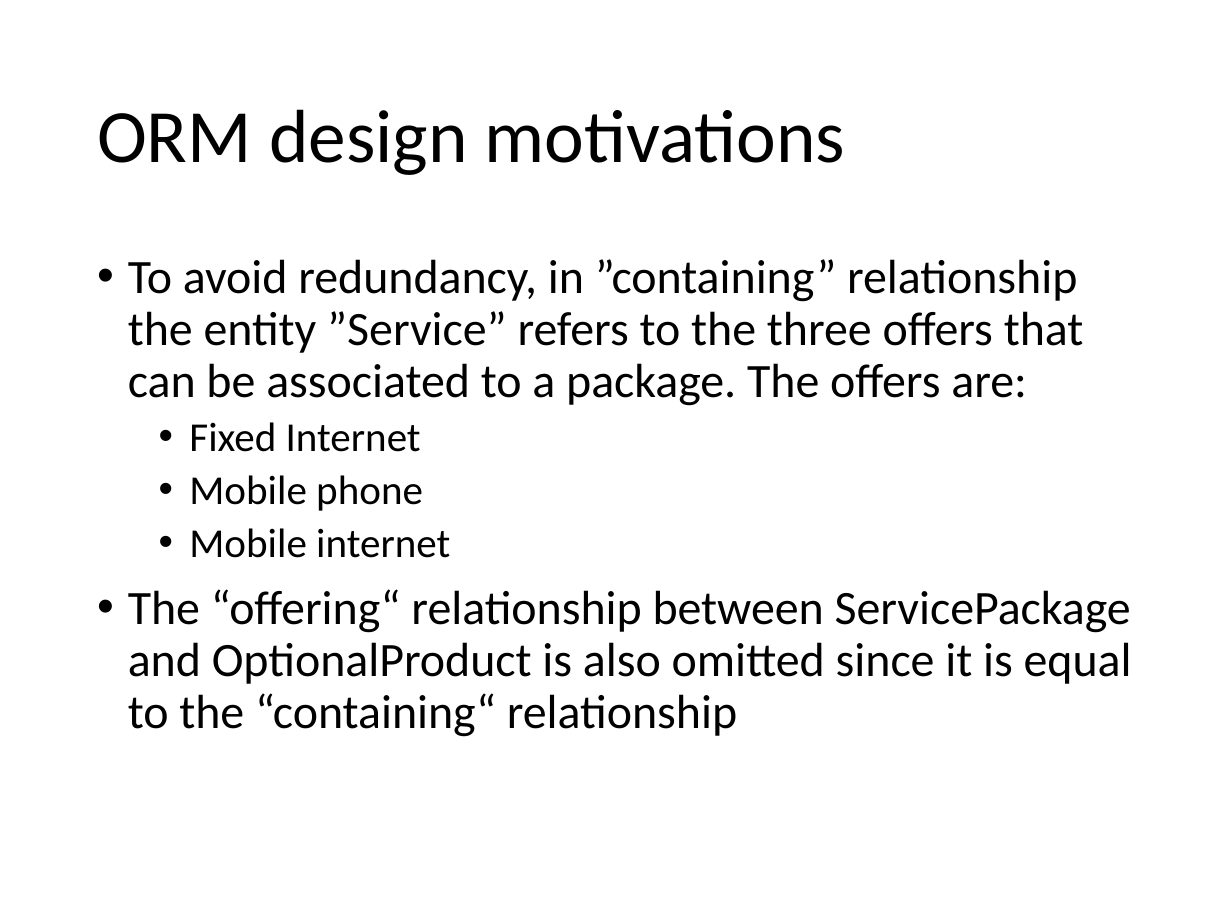
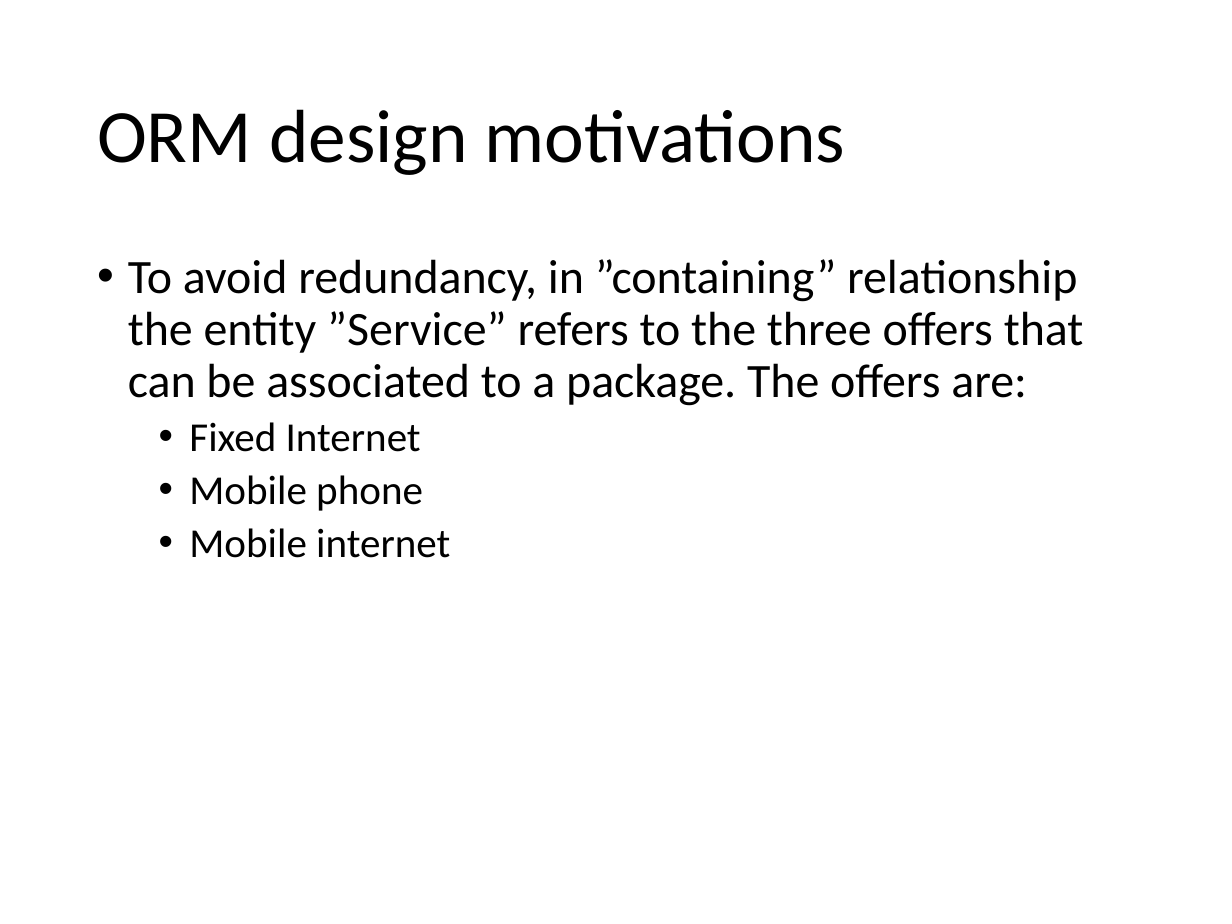
Before and after one commit to marcozetaa/TelcoService, a slide deck: slide 19 of UML/Presentation.pptx. Drawn at 1232x924 pixels with LibreOffice and Linux fonts; fonts in the diff are those of the drawing. Boxes give left, top, right and bottom in pixels: in the first picture for what was removed or moved away, otherwise in the second. Text is boxed around its words. In the diff, an @@ line names an element or a change of style, - is before the commit and + after.

Commit message:
Presentation restored

```diff
--- a/UML/Presentation.pptx
+++ b/UML/Presentation.pptx
@@ text at (128, 589, 1132, 737): paragraph removed @@
-• The “offering“ relationship between ServicePackage and OptionalProduct is also omitted since it is equal to the “containing“ relationship
```
Also in this commit, not shown: 1 other file.
